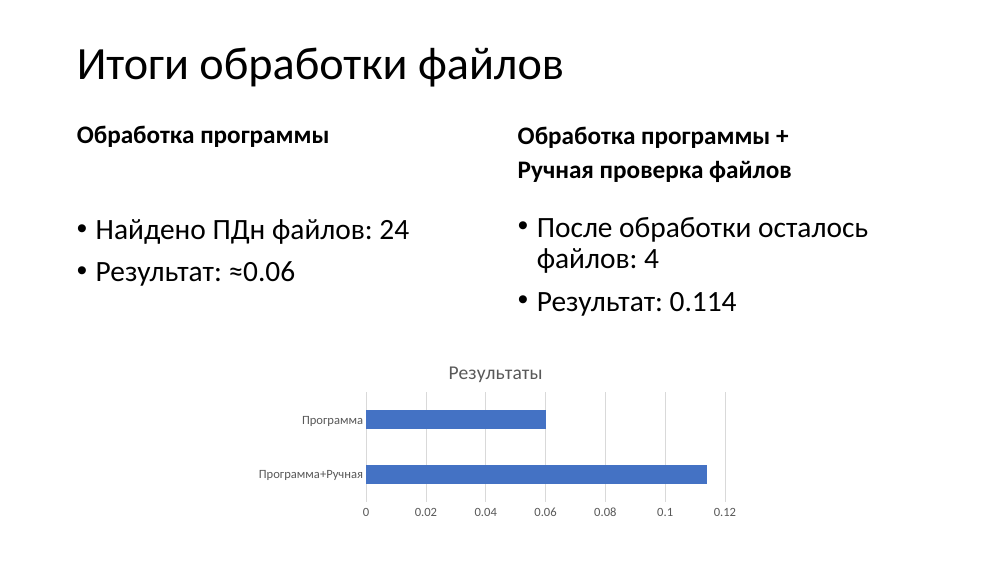
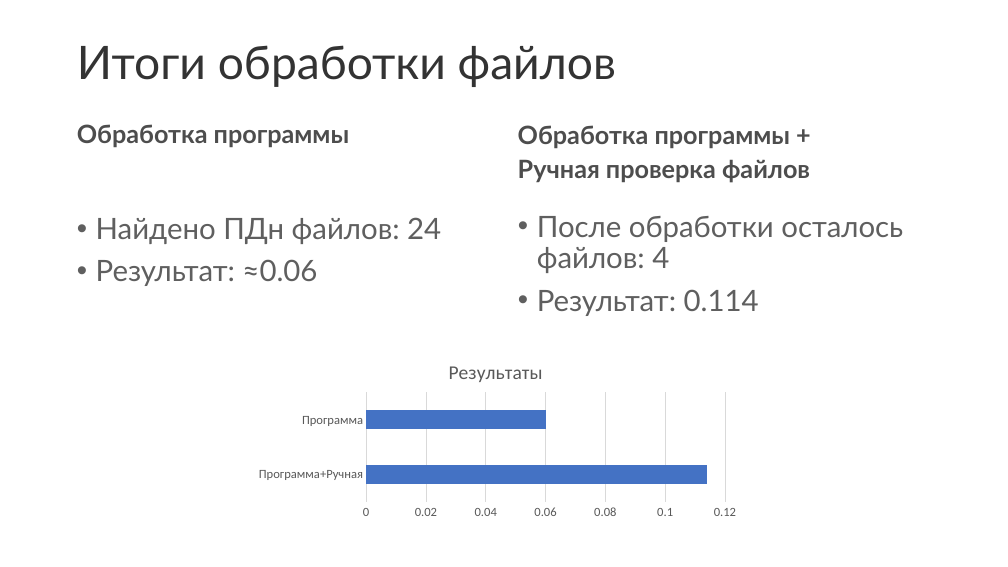
Before and after one commit to IndesFormao/Hackaton_2026_KK, a slide deck: slide 10 of Hakaton_KK.pptx. Drawn at 1008x567 pixels with LibreOffice and Linux fonts; fonts in the diff are those of the drawing. Boxes give left, top, right and bottom in pixels: in the first picture for what was removed or moved away, otherwise in the second. Text is boxed around its words. In the diff, an @@ line names an element or a change of style, - is before the commit and + after.

```diff
--- a/Hakaton_KK.pptx
+++ b/Hakaton_KK.pptx
@@ title "Итоги обработки файлов" at [77,45,616,87]: font Calibri to Lato, text colour #000000 to #333333 @@
@@ text "Обработка программы" at [77,124,350,147]: font Calibri to Lato, text colour #000000 to #4D4D4D @@
@@ text "Обработка программы +" at [518,125,810,183]: font Calibri to Lato, text colour #000000 to #4D4D4D @@
@@ text "После обработки осталось файлов: 4" at [537,216,903,316]: font Calibri to Lato, text colour #000000 to #5F5F5F @@
@@ text "Найдено ПДн файлов: 24" at [96,217,441,286]: font Calibri to Lato, text colour #000000 to #5F5F5F @@
```
Also in this commit, not shown: 12 other slides changed.
